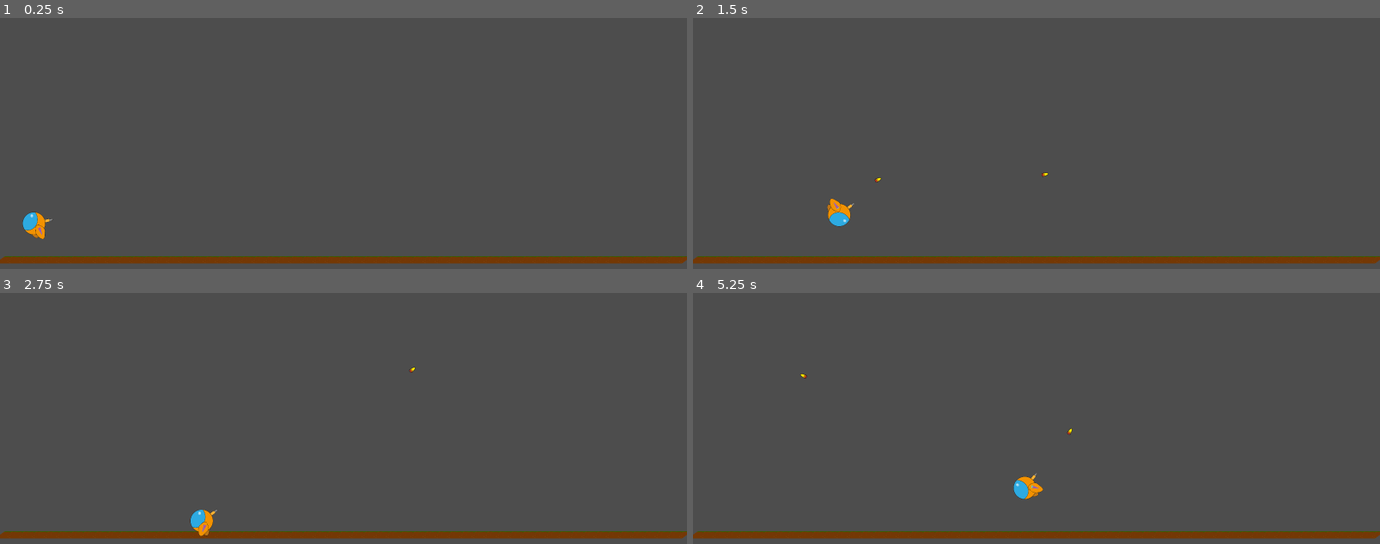
Above: before the commit, frames 1-4 (two rows, left to right).
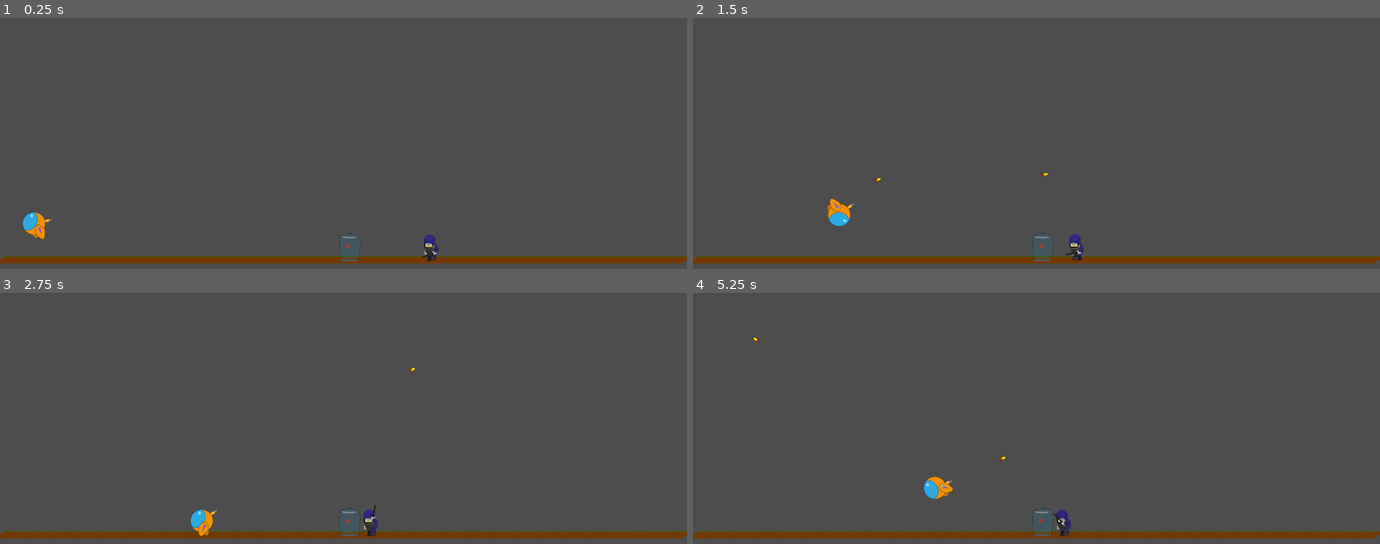
Above: after the commit, the same moments.

Repository: Jeremiejade/rose
Game: Godot game, scene res://scenes/Level/level.tscn
Same seed, same stepped clock (60 frames per second), same inputs: the game is played once before the commit and once after it. This scene is started directly instead of the project's main scene.
Inputs (mouse positions are in pixels of both pictures, inside the frame that each line leads up to):
- Up to frame 1 (0.25 s): no input
- Up to frame 2 (1.5 s): move the mouse to (1187, 140) at 0.52 s; hold D (move_right) from 0.53 s (still down); click (1187, 140) at 0.6 s; tap Space (jump) at 0.77 s; move the mouse to (899, 168) at 1.27 s; click (899, 168) at 1.35 s
- Up to frame 3 (2.75 s): tap Space (jump) at 1.52 s; move the mouse to (412, 370) at 2.02 s; release D (move_right) at 2.03 s; hold A (move_left) from 2.03 s (still down); click (412, 370) at 2.1 s
- Up to frame 4 (5.25 s): move the mouse to (1002, 483) at 2.77 s; release A (move_left) at 2.78 s; hold D (move_right) 2.78-4.28 s; click (1002, 483) at 2.85 s; tap Space (jump) at 3.02, 3.77, 4.52 s; move the mouse to (1242, 471) at 3.52 s; click (1242, 471) at 3.6 s; move the mouse to (830, 388) at 4.27 s; hold A (move_left) 4.28-5.03 s; click (830, 388) at 4.35 s; move the mouse to (1070, 431) at 5.02 s; hold D (move_right) from 5.03 s (still down); click (1070, 431) at 5.1 s

The runs differ from the first frame. In frame 1, 0.2% of the frame differs, in the area x 49-64%, y 85-97%; in frame 2, 0.2%; in frame 3, 0.2%; in frame 4, 0.9%, in the area x 8-56%, y 17-97%.

Commit message:
Add rose

Diff:
--- a/scenes/Level/level.tscn
+++ b/scenes/Level/level.tscn
@@ -1,7 +1,9 @@
-[gd_scene load_steps=6 format=3 uid="uid://ue6otj6bwght"]
+[gd_scene load_steps=8 format=3 uid="uid://ue6otj6bwght"]
 
 [ext_resource type="Texture2D" uid="uid://h5iq4it5kewa" path="res://assets/level_1/ground.jpg" id="1_4tl78"]
 [ext_resource type="PackedScene" uid="uid://dymyjfjvgoyg5" path="res://scenes/NewPlayer/new_player.tscn" id="3_ggv0q"]
+[ext_resource type="PackedScene" uid="uid://b5jwjmycjhg30" path="res://scenes/enemies/enemy_crs.tscn" id="3_vlvsn"]
+[ext_resource type="PackedScene" uid="uid://k43skcolxlck" path="res://scenes/rose/rose.tscn" id="4_v753x"]
 
 [sub_resource type="WorldBoundaryShape2D" id="WorldBoundaryShape2D_b5p4l"]
 distance = -621.0
@@ -27,6 +29,10 @@
 region_enabled = true
 region_rect = Rect2(0, 0, 1800, 31.54)
 
+[node name="rose" parent="." instance=ExtResource("4_v753x")]
+position = Vector2(916, 603)
+scale = Vector2(0.5, 0.5)
+
 [node name="NewPlayer" parent="." instance=ExtResource("3_ggv0q")]
 position = Vector2(89, 516)
 scale = Vector2(0.5, 0.5)
@@ -41,3 +47,7 @@
 [node name="CollisionShape2D2" type="CollisionShape2D" parent="Wall"]
 position = Vector2(1820, 356)
 shape = SubResource("RectangleShape2D_vlvsn")
+
+[node name="EnemyCRS" parent="." instance=ExtResource("3_vlvsn")]
+position = Vector2(1156, 594)
+scale = Vector2(0.5, 0.5)
--- a/scenes/enemies/enemy_crs.gd
+++ b/scenes/enemies/enemy_crs.gd
@@ -1,4 +1,28 @@
 extends CharacterBody2D
 
+var SPEED = 100
+var direction = -1
+var state = 'walk'
+
 func _physics_process(delta: float) -> void:
-	pass
+	if not is_on_floor():
+		velocity += get_gravity() * delta
+	if state == 'walk':
+		velocity.x = direction * SPEED
+	else :
+		velocity.x = move_toward(velocity.x, 0, SPEED)
+	handleAnimation()
+	move_and_slide()
+
+
+
+func _on_area_2d_body_entered(body: Node2D) -> void:
+	print(body.name)
+	if body.name == 'rose':
+		state = 'attack'
+
+func handleAnimation() -> void:
+	if state == 'walk':
+		$AnimationPlayer.play("walk")
+	elif state == 'attack':
+		$AnimationPlayer.play("attack")
--- a/scenes/enemies/enemy_crs.tscn
+++ b/scenes/enemies/enemy_crs.tscn
@@ -14,6 +14,302 @@
 [sub_resource type="CapsuleShape2D" id="CapsuleShape2D_p22s8"]
 radius = 41.0
 height = 138.0
+
+[sub_resource type="Animation" id="Animation_a2cop"]
+length = 0.001
+tracks/0/type = "value"
+tracks/0/imported = false
+tracks/0/enabled = true
+tracks/0/path = NodePath("body/CrsBackArm:position")
+tracks/0/interp = 1
+tracks/0/loop_wrap = true
+tracks/0/keys = {
+"times": PackedFloat32Array(0),
+"transitions": PackedFloat32Array(1),
+"update": 0,
+"values": [Vector2(-11, -13)]
+}
+tracks/1/type = "value"
+tracks/1/imported = false
+tracks/1/enabled = true
+tracks/1/path = NodePath("body/CrsBackArm:rotation")
+tracks/1/interp = 1
+tracks/1/loop_wrap = true
+tracks/1/keys = {
+"times": PackedFloat32Array(0),
+"transitions": PackedFloat32Array(1),
+"update": 0,
+"values": [0.0]
+}
+tracks/2/type = "value"
+tracks/2/imported = false
+tracks/2/enabled = true
+tracks/2/path = NodePath("body/CrsFrontLeg:position")
+tracks/2/interp = 1
+tracks/2/loop_wrap = true
+tracks/2/keys = {
+"times": PackedFloat32Array(0),
+"transitions": PackedFloat32Array(1),
+"update": 0,
+"values": [Vector2(14, 23)]
+}
+tracks/3/type = "value"
+tracks/3/imported = false
+tracks/3/enabled = true
+tracks/3/path = NodePath("body/CrsFrontLeg:rotation")
+tracks/3/interp = 1
+tracks/3/loop_wrap = true
+tracks/3/keys = {
+"times": PackedFloat32Array(0),
+"transitions": PackedFloat32Array(1),
+"update": 0,
+"values": [0.0]
+}
+tracks/4/type = "value"
+tracks/4/imported = false
+tracks/4/enabled = true
+tracks/4/path = NodePath("body/CrsBackLeg:position")
+tracks/4/interp = 1
+tracks/4/loop_wrap = true
+tracks/4/keys = {
+"times": PackedFloat32Array(0),
+"transitions": PackedFloat32Array(1),
+"update": 0,
+"values": [Vector2(-10, 19)]
+}
+tracks/5/type = "value"
+tracks/5/imported = false
+tracks/5/enabled = true
+tracks/5/path = NodePath("body/CrsBackLeg:rotation")
+tracks/5/interp = 1
+tracks/5/loop_wrap = true
+tracks/5/keys = {
+"times": PackedFloat32Array(0),
+"transitions": PackedFloat32Array(1),
+"update": 0,
+"values": [0.0]
+}
+tracks/6/type = "value"
+tracks/6/imported = false
+tracks/6/enabled = true
+tracks/6/path = NodePath("body/CrsBody:position")
+tracks/6/interp = 1
+tracks/6/loop_wrap = true
+tracks/6/keys = {
+"times": PackedFloat32Array(0),
+"transitions": PackedFloat32Array(1),
+"update": 0,
+"values": [Vector2(1, -5)]
+}
+tracks/7/type = "value"
+tracks/7/imported = false
+tracks/7/enabled = true
+tracks/7/path = NodePath("body/CrsBody:rotation")
+tracks/7/interp = 1
+tracks/7/loop_wrap = true
+tracks/7/keys = {
+"times": PackedFloat32Array(0),
+"transitions": PackedFloat32Array(1),
+"update": 0,
+"values": [0.0]
+}
+tracks/8/type = "value"
+tracks/8/imported = false
+tracks/8/enabled = true
+tracks/8/path = NodePath("body/CrsHead:position")
+tracks/8/interp = 1
+tracks/8/loop_wrap = true
+tracks/8/keys = {
+"times": PackedFloat32Array(0),
+"transitions": PackedFloat32Array(1),
+"update": 0,
+"values": [Vector2(-11, -43)]
+}
+tracks/9/type = "value"
+tracks/9/imported = false
+tracks/9/enabled = true
+tracks/9/path = NodePath("body/CrsHead:rotation")
+tracks/9/interp = 1
+tracks/9/loop_wrap = true
+tracks/9/keys = {
+"times": PackedFloat32Array(0),
+"transitions": PackedFloat32Array(1),
+"update": 0,
+"values": [0.0]
+}
+tracks/10/type = "value"
+tracks/10/imported = false
+tracks/10/enabled = true
+tracks/10/path = NodePath("body/CrsFrontArm:position")
+tracks/10/interp = 1
+tracks/10/loop_wrap = true
+tracks/10/keys = {
+"times": PackedFloat32Array(0),
+"transitions": PackedFloat32Array(1),
+"update": 0,
+"values": [Vector2(27.407, -9.95702)]
+}
+tracks/11/type = "value"
+tracks/11/imported = false
+tracks/11/enabled = true
+tracks/11/path = NodePath("body/CrsFrontArm:rotation")
+tracks/11/interp = 1
+tracks/11/loop_wrap = true
+tracks/11/keys = {
+"times": PackedFloat32Array(0),
+"transitions": PackedFloat32Array(1),
+"update": 0,
+"values": [0.214952]
+}
+
+[sub_resource type="Animation" id="Animation_brrmv"]
+resource_name = "attack"
+loop_mode = 1
+step = 0.25
+tracks/0/type = "value"
+tracks/0/imported = false
+tracks/0/enabled = true
+tracks/0/path = NodePath("body/CrsBackArm:position")
+tracks/0/interp = 1
+tracks/0/loop_wrap = true
+tracks/0/keys = {
+"times": PackedFloat32Array(0),
+"transitions": PackedFloat32Array(1),
+"update": 0,
+"values": [Vector2(-13, -10)]
+}
+tracks/1/type = "value"
+tracks/1/imported = false
+tracks/1/enabled = true
+tracks/1/path = NodePath("body/CrsBackArm:rotation")
+tracks/1/interp = 1
+tracks/1/loop_wrap = true
+tracks/1/keys = {
+"times": PackedFloat32Array(0),
+"transitions": PackedFloat32Array(1),
+"update": 0,
+"values": [0.0]
+}
+tracks/2/type = "value"
+tracks/2/imported = false
+tracks/2/enabled = true
+tracks/2/path = NodePath("body/CrsBackLeg:position")
+tracks/2/interp = 1
+tracks/2/loop_wrap = true
+tracks/2/keys = {
+"times": PackedFloat32Array(0),
+"transitions": PackedFloat32Array(1),
+"update": 0,
+"values": [Vector2(-10, 19)]
+}
+tracks/3/type = "value"
+tracks/3/imported = false
+tracks/3/enabled = true
+tracks/3/path = NodePath("body/CrsBackLeg:rotation")
+tracks/3/interp = 1
+tracks/3/loop_wrap = true
+tracks/3/keys = {
+"times": PackedFloat32Array(0),
+"transitions": PackedFloat32Array(1),
+"update": 0,
+"values": [0.0]
+}
+tracks/4/type = "value"
+tracks/4/imported = false
+tracks/4/enabled = true
+tracks/4/path = NodePath("body/CrsFrontLeg:position")
+tracks/4/interp = 1
+tracks/4/loop_wrap = true
+tracks/4/keys = {
+"times": PackedFloat32Array(0),
+"transitions": PackedFloat32Array(1),
+"update": 0,
+"values": [Vector2(14, 23)]
+}
+tracks/5/type = "value"
+tracks/5/imported = false
+tracks/5/enabled = true
+tracks/5/path = NodePath("body/CrsFrontLeg:rotation")
+tracks/5/interp = 1
+tracks/5/loop_wrap = true
+tracks/5/keys = {
+"times": PackedFloat32Array(0),
+"transitions": PackedFloat32Array(1),
+"update": 0,
+"values": [0.0]
+}
+tracks/6/type = "value"
+tracks/6/imported = false
+tracks/6/enabled = true
+tracks/6/path = NodePath("body/CrsBody:position")
+tracks/6/interp = 1
+tracks/6/loop_wrap = true
+tracks/6/keys = {
+"times": PackedFloat32Array(0),
+"transitions": PackedFloat32Array(1),
+"update": 0,
+"values": [Vector2(1, -5)]
+}
+tracks/7/type = "value"
+tracks/7/imported = false
+tracks/7/enabled = true
+tracks/7/path = NodePath("body/CrsBody:rotation")
+tracks/7/interp = 1
+tracks/7/loop_wrap = true
+tracks/7/keys = {
+"times": PackedFloat32Array(0),
+"transitions": PackedFloat32Array(1),
+"update": 0,
+"values": [0.0]
+}
+tracks/8/type = "value"
+tracks/8/imported = false
+tracks/8/enabled = true
+tracks/8/path = NodePath("body/CrsHead:position")
+tracks/8/interp = 1
+tracks/8/loop_wrap = true
+tracks/8/keys = {
+"times": PackedFloat32Array(0),
+"transitions": PackedFloat32Array(1),
+"update": 0,
+"values": [Vector2(-11, -43)]
+}
+tracks/9/type = "value"
+tracks/9/imported = false
+tracks/9/enabled = true
+tracks/9/path = NodePath("body/CrsHead:rotation")
+tracks/9/interp = 1
+tracks/9/loop_wrap = true
+tracks/9/keys = {
+"times": PackedFloat32Array(0),
+"transitions": PackedFloat32Array(1),
+"update": 0,
+"values": [0.0]
+}
+tracks/10/type = "value"
+tracks/10/imported = false
+tracks/10/enabled = true
+tracks/10/path = NodePath("body/CrsFrontArm:position")
+tracks/10/interp = 1
+tracks/10/loop_wrap = true
+tracks/10/keys = {
+"times": PackedFloat32Array(0, 0.25),
+"transitions": PackedFloat32Array(1, 1),
+"update": 0,
+"values": [Vector2(25, -9), Vector2(25, -9)]
+}
+tracks/11/type = "value"
+tracks/11/imported = false
+tracks/11/enabled = true
+tracks/11/path = NodePath("body/CrsFrontArm:rotation")
+tracks/11/interp = 1
+tracks/11/loop_wrap = true
+tracks/11/keys = {
+"times": PackedFloat32Array(0, 0.25),
+"transitions": PackedFloat32Array(1, 1),
+"update": 0,
+"values": [2.22428, 0.729471]
+}
 
 [sub_resource type="Animation" id="Animation_sh54r"]
 resource_name = "walk"
@@ -164,302 +460,6 @@
 "values": [-0.267614, -0.0753275, 0.101399, -0.0831076]
 }
 
-[sub_resource type="Animation" id="Animation_a2cop"]
-length = 0.001
-tracks/0/type = "value"
-tracks/0/imported = false
-tracks/0/enabled = true
-tracks/0/path = NodePath("body/CrsBackArm:position")
-tracks/0/interp = 1
-tracks/0/loop_wrap = true
-tracks/0/keys = {
-"times": PackedFloat32Array(0),
-"transitions": PackedFloat32Array(1),
-"update": 0,
-"values": [Vector2(-11, -13)]
-}
-tracks/1/type = "value"
-tracks/1/imported = false
-tracks/1/enabled = true
-tracks/1/path = NodePath("body/CrsBackArm:rotation")
-tracks/1/interp = 1
-tracks/1/loop_wrap = true
-tracks/1/keys = {
-"times": PackedFloat32Array(0),
-"transitions": PackedFloat32Array(1),
-"update": 0,
-"values": [0.0]
-}
-tracks/2/type = "value"
-tracks/2/imported = false
-tracks/2/enabled = true
-tracks/2/path = NodePath("body/CrsFrontLeg:position")
-tracks/2/interp = 1
-tracks/2/loop_wrap = true
-tracks/2/keys = {
-"times": PackedFloat32Array(0),
-"transitions": PackedFloat32Array(1),
-"update": 0,
-"values": [Vector2(14, 23)]
-}
-tracks/3/type = "value"
-tracks/3/imported = false
-tracks/3/enabled = true
-tracks/3/path = NodePath("body/CrsFrontLeg:rotation")
-tracks/3/interp = 1
-tracks/3/loop_wrap = true
-tracks/3/keys = {
-"times": PackedFloat32Array(0),
-"transitions": PackedFloat32Array(1),
-"update": 0,
-"values": [0.0]
-}
-tracks/4/type = "value"
-tracks/4/imported = false
-tracks/4/enabled = true
-tracks/4/path = NodePath("body/CrsBackLeg:position")
-tracks/4/interp = 1
-tracks/4/loop_wrap = true
-tracks/4/keys = {
-"times": PackedFloat32Array(0),
-"transitions": PackedFloat32Array(1),
-"update": 0,
-"values": [Vector2(-10, 19)]
-}
-tracks/5/type = "value"
-tracks/5/imported = false
-tracks/5/enabled = true
-tracks/5/path = NodePath("body/CrsBackLeg:rotation")
-tracks/5/interp = 1
-tracks/5/loop_wrap = true
-tracks/5/keys = {
-"times": PackedFloat32Array(0),
-"transitions": PackedFloat32Array(1),
-"update": 0,
-"values": [0.0]
-}
-tracks/6/type = "value"
-tracks/6/imported = false
-tracks/6/enabled = true
-tracks/6/path = NodePath("body/CrsBody:position")
-tracks/6/interp = 1
-tracks/6/loop_wrap = true
-tracks/6/keys = {
-"times": PackedFloat32Array(0),
-"transitions": PackedFloat32Array(1),
-"update": 0,
-"values": [Vector2(1, -5)]
-}
-tracks/7/type = "value"
-tracks/7/imported = false
-tracks/7/enabled = true
-tracks/7/path = NodePath("body/CrsBody:rotation")
-tracks/7/interp = 1
-tracks/7/loop_wrap = true
-tracks/7/keys = {
-"times": PackedFloat32Array(0),
-"transitions": PackedFloat32Array(1),
-"update": 0,
-"values": [0.0]
-}
-tracks/8/type = "value"
-tracks/8/imported = false
-tracks/8/enabled = true
-tracks/8/path = NodePath("body/CrsHead:position")
-tracks/8/interp = 1
-tracks/8/loop_wrap = true
-tracks/8/keys = {
-"times": PackedFloat32Array(0),
-"transitions": PackedFloat32Array(1),
-"update": 0,
-"values": [Vector2(-11, -43)]
-}
-tracks/9/type = "value"
-tracks/9/imported = false
-tracks/9/enabled = true
-tracks/9/path = NodePath("body/CrsHead:rotation")
-tracks/9/interp = 1
-tracks/9/loop_wrap = true
-tracks/9/keys = {
-"times": PackedFloat32Array(0),
-"transitions": PackedFloat32Array(1),
-"update": 0,
-"values": [0.0]
-}
-tracks/10/type = "value"
-tracks/10/imported = false
-tracks/10/enabled = true
-tracks/10/path = NodePath("body/CrsFrontArm:position")
-tracks/10/interp = 1
-tracks/10/loop_wrap = true
-tracks/10/keys = {
-"times": PackedFloat32Array(0),
-"transitions": PackedFloat32Array(1),
-"update": 0,
-"values": [Vector2(27.407, -9.95702)]
-}
-tracks/11/type = "value"
-tracks/11/imported = false
-tracks/11/enabled = true
-tracks/11/path = NodePath("body/CrsFrontArm:rotation")
-tracks/11/interp = 1
-tracks/11/loop_wrap = true
-tracks/11/keys = {
-"times": PackedFloat32Array(0),
-"transitions": PackedFloat32Array(1),
-"update": 0,
-"values": [0.214952]
-}
-
-[sub_resource type="Animation" id="Animation_brrmv"]
-resource_name = "attack"
-loop_mode = 1
-step = 0.25
-tracks/0/type = "value"
-tracks/0/imported = false
-tracks/0/enabled = true
-tracks/0/path = NodePath("body/CrsBackArm:position")
-tracks/0/interp = 1
-tracks/0/loop_wrap = true
-tracks/0/keys = {
-"times": PackedFloat32Array(0),
-"transitions": PackedFloat32Array(1),
-"update": 0,
-"values": [Vector2(-13, -10)]
-}
-tracks/1/type = "value"
-tracks/1/imported = false
-tracks/1/enabled = true
-tracks/1/path = NodePath("body/CrsBackArm:rotation")
-tracks/1/interp = 1
-tracks/1/loop_wrap = true
-tracks/1/keys = {
-"times": PackedFloat32Array(0),
-"transitions": PackedFloat32Array(1),
-"update": 0,
-"values": [0.0]
-}
-tracks/2/type = "value"
-tracks/2/imported = false
-tracks/2/enabled = true
-tracks/2/path = NodePath("body/CrsBackLeg:position")
-tracks/2/interp = 1
-tracks/2/loop_wrap = true
-tracks/2/keys = {
-"times": PackedFloat32Array(0),
-"transitions": PackedFloat32Array(1),
-"update": 0,
-"values": [Vector2(-10, 19)]
-}
-tracks/3/type = "value"
-tracks/3/imported = false
-tracks/3/enabled = true
-tracks/3/path = NodePath("body/CrsBackLeg:rotation")
-tracks/3/interp = 1
-tracks/3/loop_wrap = true
-tracks/3/keys = {
-"times": PackedFloat32Array(0),
-"transitions": PackedFloat32Array(1),
-"update": 0,
-"values": [0.0]
-}
-tracks/4/type = "value"
-tracks/4/imported = false
-tracks/4/enabled = true
-tracks/4/path = NodePath("body/CrsFrontLeg:position")
-tracks/4/interp = 1
-tracks/4/loop_wrap = true
-tracks/4/keys = {
-"times": PackedFloat32Array(0),
-"transitions": PackedFloat32Array(1),
-"update": 0,
-"values": [Vector2(14, 23)]
-}
-tracks/5/type = "value"
-tracks/5/imported = false
-tracks/5/enabled = true
-tracks/5/path = NodePath("body/CrsFrontLeg:rotation")
-tracks/5/interp = 1
-tracks/5/loop_wrap = true
-tracks/5/keys = {
-"times": PackedFloat32Array(0),
-"transitions": PackedFloat32Array(1),
-"update": 0,
-"values": [0.0]
-}
-tracks/6/type = "value"
-tracks/6/imported = false
-tracks/6/enabled = true
-tracks/6/path = NodePath("body/CrsBody:position")
-tracks/6/interp = 1
-tracks/6/loop_wrap = true
-tracks/6/keys = {
-"times": PackedFloat32Array(0),
-"transitions": PackedFloat32Array(1),
-"update": 0,
-"values": [Vector2(1, -5)]
-}
-tracks/7/type = "value"
-tracks/7/imported = false
-tracks/7/enabled = true
-tracks/7/path = NodePath("body/CrsBody:rotation")
-tracks/7/interp = 1
-tracks/7/loop_wrap = true
-tracks/7/keys = {
-"times": PackedFloat32Array(0),
-"transitions": PackedFloat32Array(1),
-"update": 0,
-"values": [0.0]
-}
-tracks/8/type = "value"
-tracks/8/imported = false
-tracks/8/enabled = true
-tracks/8/path = NodePath("body/CrsHead:position")
-tracks/8/interp = 1
-tracks/8/loop_wrap = true
-tracks/8/keys = {
-"times": PackedFloat32Array(0),
-"transitions": PackedFloat32Array(1),
-"update": 0,
-"values": [Vector2(-11, -43)]
-}
-tracks/9/type = "value"
-tracks/9/imported = false
-tracks/9/enabled = true
-tracks/9/path = NodePath("body/CrsHead:rotation")
-tracks/9/interp = 1
-tracks/9/loop_wrap = true
-tracks/9/keys = {
-"times": PackedFloat32Array(0),
-"transitions": PackedFloat32Array(1),
-"update": 0,
-"values": [0.0]
-}
-tracks/10/type = "value"
-tracks/10/imported = false
-tracks/10/enabled = true
-tracks/10/path = NodePath("body/CrsFrontArm:position")
-tracks/10/interp = 1
-tracks/10/loop_wrap = true
-tracks/10/keys = {
-"times": PackedFloat32Array(0, 0.25),
-"transitions": PackedFloat32Array(1, 1),
-"update": 0,
-"values": [Vector2(25, -9), Vector2(23, -9)]
-}
-tracks/11/type = "value"
-tracks/11/imported = false
-tracks/11/enabled = true
-tracks/11/path = NodePath("body/CrsFrontArm:rotation")
-tracks/11/interp = 1
-tracks/11/loop_wrap = true
-tracks/11/keys = {
-"times": PackedFloat32Array(0, 0.25),
-"transitions": PackedFloat32Array(1, 1),
-"update": 0,
-"values": [1.03487, 0.168473]
-}
-
 [sub_resource type="AnimationLibrary" id="AnimationLibrary_w12oc"]
 _data = {
 &"RESET": SubResource("Animation_a2cop"),
@@ -467,6 +467,9 @@
 &"walk": SubResource("Animation_sh54r")
 }
 
+[sub_resource type="SegmentShape2D" id="SegmentShape2D_g0u10"]
+b = Vector2(-44, 0)
+
 [node name="EnemyCRS" type="CharacterBody2D"]
 script = ExtResource("1_g0u10")
 metadata/_edit_horizontal_guides_ = [68.0]
@@ -519,3 +522,12 @@
 libraries = {
 &"": SubResource("AnimationLibrary_w12oc")
 }
+
+[node name="Area2D" type="Area2D" parent="."]
+position = Vector2(62, -9)
+
+[node name="CollisionShape2D2" type="CollisionShape2D" parent="Area2D"]
+position = Vector2(-80, -13)
+shape = SubResource("SegmentShape2D_g0u10")
+
+[connection signal="body_entered" from="Area2D" to="." method="_on_area_2d_body_entered"]
--- /dev/null
+++ b/scenes/rose/rose.tscn
@@ -0,0 +1,16 @@
+[gd_scene load_steps=3 format=3 uid="uid://k43skcolxlck"]
+
+[ext_resource type="Texture2D" uid="uid://dtvehyravo3vp" path="res://assets/rose/rose.png" id="1_hydmc"]
+
+[sub_resource type="CapsuleShape2D" id="CapsuleShape2D_tlg6t"]
+radius = 53.0
+height = 144.0
+
+[node name="rose" type="StaticBody2D"]
+
+[node name="Rose" type="Sprite2D" parent="."]
+texture = ExtResource("1_hydmc")
+
+[node name="CollisionShape2D" type="CollisionShape2D" parent="."]
+position = Vector2(0, -5)
+shape = SubResource("CapsuleShape2D_tlg6t")
Binary file added: assets/rose/felure.png
Not shown, added: assets/rose/felure.png.import
Binary file added: assets/rose/rose.png
Not shown, added: assets/rose/rose.png.import
Not shown: 1 places in scenes/enemies/enemy_crs.tscn that only renumber resources
